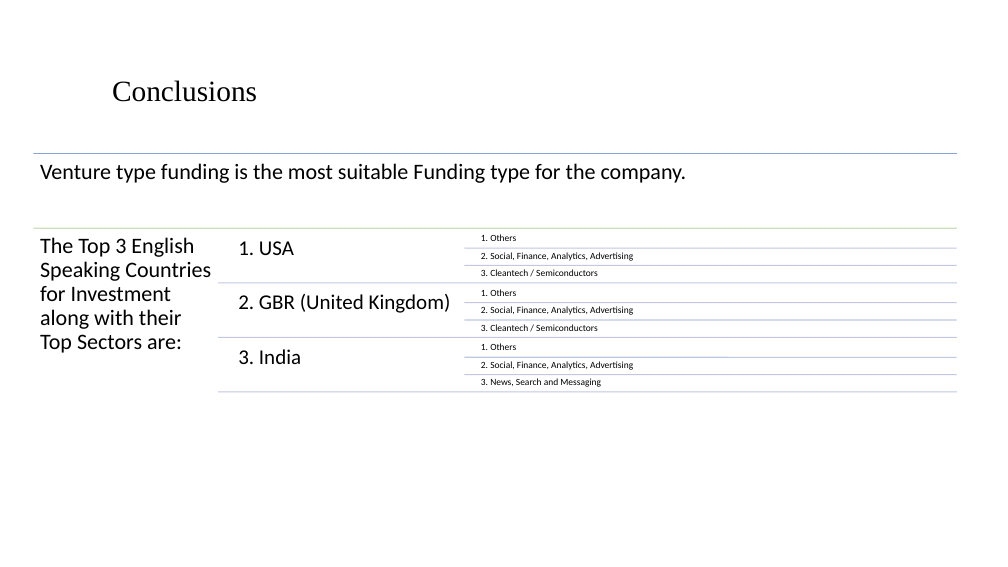
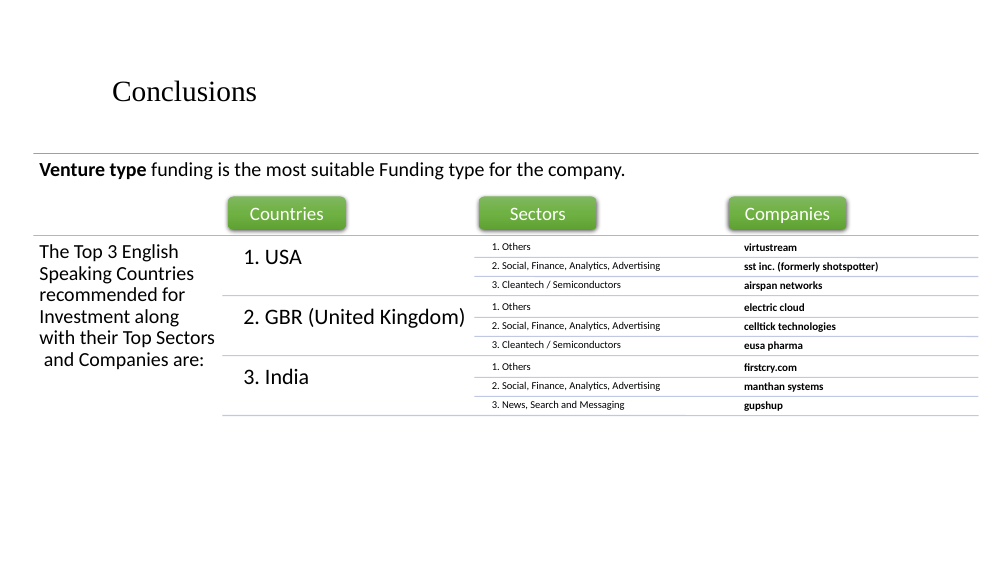
Before and after one commit to subhasisj/Upgrad-PGD-ML---AI, a slide deck: slide 9 of Assignments/Investment_Analysis_Assignment/INVEST.pptx. Drawn at 1008x567 pixels with LibreOffice and Linux fonts; fonts in the diff are those of the drawing; background and template pictures are left out. Boxes give left, top, right and bottom in pixels: in the first picture for what was removed or moved away, otherwise in the second. Text is boxed around its words. In the diff, an @@ line names an element or a change of style, - is before the commit and + after.

```diff
--- a/Assignments/Investment_Analysis_Assignment/INVEST.pptx
+++ b/Assignments/Investment_Analysis_Assignment/INVEST.pptx
@@ text "Venture type funding is the ..." at [39, 162, 625, 180]: size 21 to 19 pt; bold on in "Venture type" @@
@@ line moved from (33, 154) - (957, 154) to (33, 154) - (979, 154) @@
@@ rounded rectangle added at [228, 197, 346, 230], fill gradient #81B861 to #6FB242 to #62A336, 18 pt, text #FFFFFF @@
+Countries
@@ rounded rectangle added at [479, 197, 597, 230], fill gradient #81B861 to #6FB242 to #62A336, 18 pt, text #FFFFFF @@
+Sectors
@@ rounded rectangle added at [729, 197, 847, 230], fill gradient #81B861 to #6FB242 to #62A336, 18 pt, text #FFFFFF @@
+Companies
@@ line moved from (33, 228) - (957, 228) to (33, 236) - (979, 236) @@
@@ text "1. USA": place and size @@
-text "1. USA" at [238, 241, 294, 255]
+text "1. USA" at [243, 249, 302, 264]
@@ text "1. Others": place and size @@
-text "1. Others" at [481, 234, 516, 241]
+text "1. Others" at [492, 242, 531, 250]
@@ text at [39, 244, 215, 370]: text changed; size 21 to 19 pt @@
-The Top 3 English Speaking Countries for Investment along with their Top Sectors are:
+The Top 3 English Speaking Countries recommended for Investment along with their Top Sectors and Companies are:
@@ line moved from (464, 265) - (957, 265) to (475, 258) - (979, 258) @@
@@ text "2. Social, Finance, Analytics, Advertising": place and size @@
-text "2. Social, Finance, Analytics, Advertising" at [481, 252, 633, 261]
+text "2. Social, Finance, Analytics, Advertising" at [492, 261, 660, 271]
@@ line moved from (219, 283) - (957, 283) to (222, 296) - (979, 296) @@
@@ text "2. GBR (United Kingdom)": place and size @@
-text "2. GBR (United Kingdom)" at [238, 294, 451, 313]
+text "2. GBR (United Kingdom)" at [243, 308, 466, 328]
@@ line moved from (464, 302) - (957, 302) to (475, 277) - (979, 277) @@
@@ text "3. Cleantech / Semiconductors": place and size @@
-text "3. Cleantech / Semiconductors" at [481, 269, 597, 276]
+text "3. Cleantech / Semiconductors" at [492, 280, 621, 288]
@@ text "1. Others": place and size @@
-text "1. Others" at [481, 289, 516, 296]
+text "1. Others" at [492, 302, 531, 310]
@@ line moved from (464, 320) - (957, 320) to (475, 318) - (979, 318) @@
@@ text "2. Social, Finance, Analytics, Advertising": place and size @@
-text "2. Social, Finance, Analytics, Advertising" at [481, 306, 633, 315]
+text "2. Social, Finance, Analytics, Advertising" at [492, 321, 660, 331]
@@ line moved from (219, 337) - (957, 337) to (222, 355) - (979, 355) @@
@@ size 20 to 21 pt in 3 elements at [243, 249, 302, 264], [243, 308, 466, 328], [243, 368, 309, 384] @@
@@ text "3. India": place and size @@
-text "3. India" at [238, 349, 301, 364]
+text "3. India" at [243, 368, 309, 384]
@@ line moved from (464, 358) - (957, 358) to (475, 337) - (979, 337) @@
@@ text "3. Cleantech / Semiconductors": place and size @@
-text "3. Cleantech / Semiconductors" at [481, 324, 597, 331]
+text "3. Cleantech / Semiconductors" at [492, 340, 621, 348]
@@ text "1. Others": place and size @@
-text "1. Others" at [481, 343, 516, 350]
+text "1. Others" at [492, 362, 531, 370]
@@ line moved from (464, 374) - (957, 374) to (475, 377) - (979, 377) @@
@@ text "2. Social, Finance, Analytics, Advertising": place and size @@
-text "2. Social, Finance, Analytics, Advertising" at [481, 361, 633, 370]
+text "2. Social, Finance, Analytics, Advertising" at [492, 381, 660, 391]
@@ line moved from (219, 392) - (957, 392) to (222, 416) - (979, 416) @@
@@ line moved from (464, 248) - (957, 248) to (475, 396) - (979, 396) @@
@@ size 9 to 10 pt in 9 elements at [492, 242, 531, 250], [492, 261, 660, 271], [492, 280, 621, 288], [492, 302, 531, 310], [492, 321, 660, 331], [492, 340, 621, 348], [492, 362, 531, 370], [492, 381, 660, 391], [492, 400, 625, 410] @@
@@ text "3. News, Search and Messaging": place and size @@
-text "3. News, Search and Messaging" at [481, 378, 601, 387]
+text "3. News, Search and Messaging" at [492, 400, 625, 410]
@@ group added at [744, 243, 879, 411]: 9 texts @@
+virtustream
+sst inc. (formerly shotspotter)
+airspan networks
+electric cloud
+celltick technologies
+eusa pharma
+firstcry.com
+manthan systems
+gupshup
```
Also in this commit, not shown: 1 other slide changed, 3 other files.
